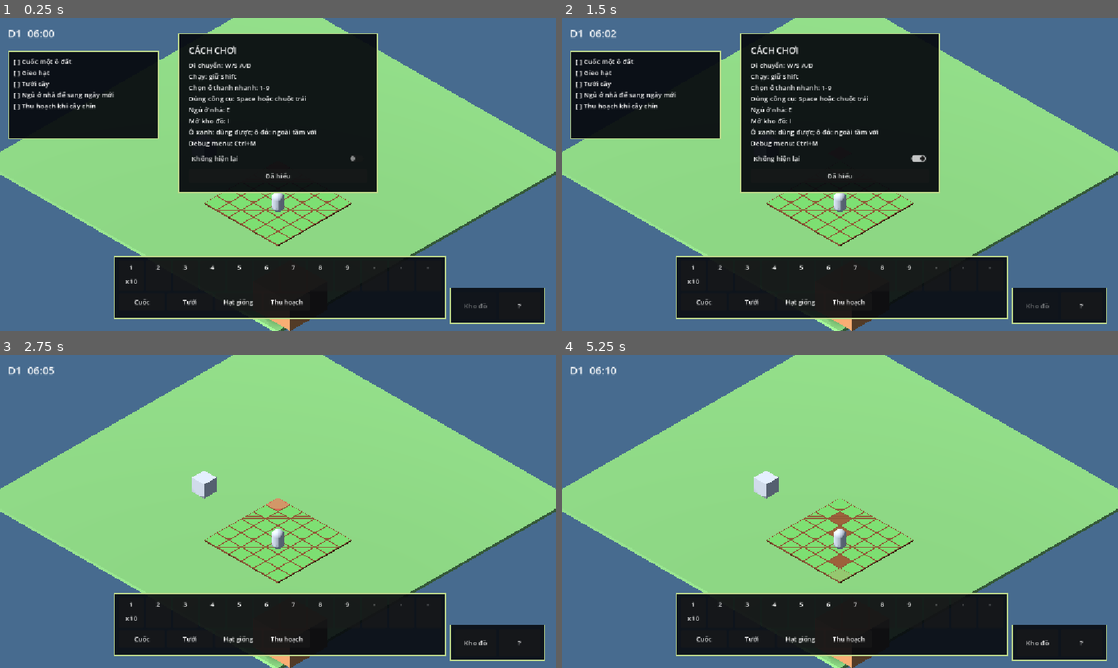
Above: before the commit, frames 1-4 (two rows, left to right).
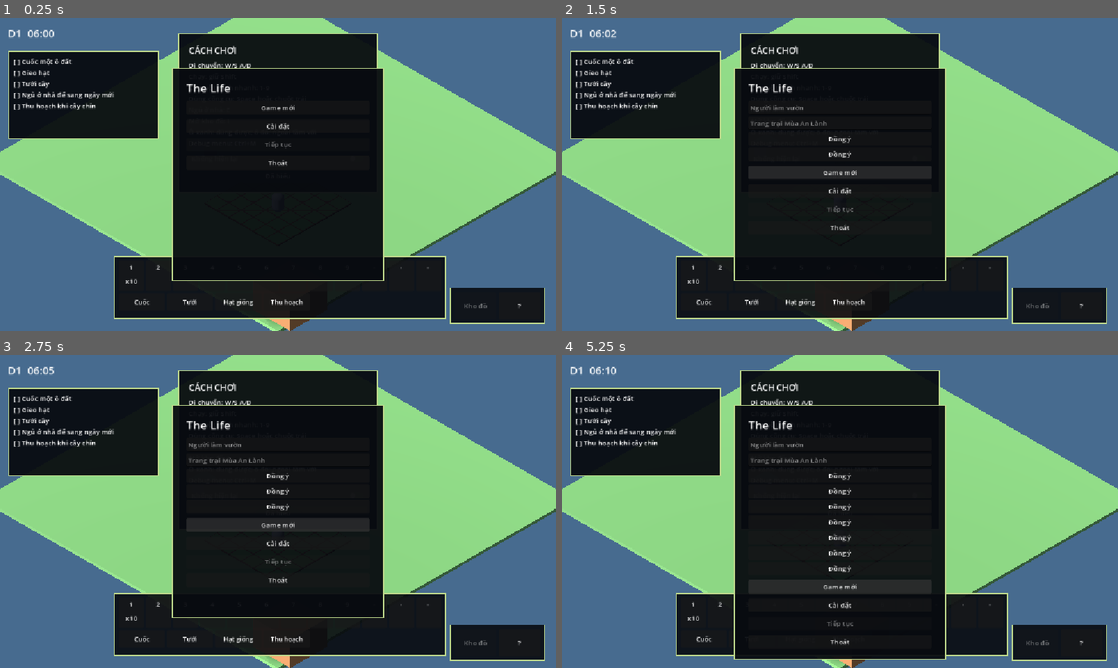
Above: after the commit, the same moments.

Repository: hoangarts1/nongtrai
Game: Godot game, scene res://scenes/main/main.tscn
The game is run twice, just before and just after one commit, with the same random seed, the same clock (stepped at 60 frames per second) and the same inputs.
Inputs (mouse positions are in pixels of both pictures, inside the frame that each line leads up to):
- Up to frame 1 (0.25 s): no input
- Up to frame 2 (1.5 s): click (840, 108) at 0.5 s, where only the run after the commit has a clickable "Game mới"; click (840, 155) at 1.25 s, where only the run after the commit has a clickable "Game mới"
- Up to frame 3 (2.75 s): click (278, 508) at 2 s, where only the run after the commit has a clickable "Game mới"
- Up to frame 4 (5.25 s): click (840, 524) at 2.75 s, where only the run after the commit has a clickable "Game mới"; click (840, 539) at 3.5 s, where only the run after the commit has a clickable "Game mới"; click (840, 555) at 4.25 s, where only the run after the commit has a clickable "Game mới"; click (840, 570) at 5 s, where only the run after the commit has a clickable "Game mới"

The runs differ from the first frame. In frame 1, 11% of the frame differs, in the area x 30-70%, y 16-84%; in frame 2, 11%; in frame 3, 35%; in frame 4, 36%, in the area x 1-88%, y 4-98%.

Commit message:
feat: add pause and start menus
Co-authored-by: Copilot <223556219+Copilot@users.noreply.github.com>

Diff:
--- a/localization/strings_en.csv
+++ b/localization/strings_en.csv
@@ -60,3 +60,25 @@
 UI_INVENTORY_BUTTON_LABEL,Inventory
 UI_HOUSE_NEAR,Near home
 UI_HOUSE_FAR,Far from home
+UI_PAUSE_TITLE,PAUSED
+UI_RESUME,Resume
+UI_SAVE,Save game
+UI_LOAD,Load game
+UI_SETTINGS,Settings
+UI_EXIT_MENU,Return to main menu
+UI_LANGUAGE,Language
+UI_VIETNAMESE,Vietnamese
+UI_ENGLISH,English
+UI_MUSIC_VOLUME,Music volume
+UI_EFFECTS_VOLUME,Effects volume
+UI_MAIN_NEW_GAME,New game
+UI_MAIN_CONTINUE,Continue
+UI_MAIN_EXIT,Exit
+UI_PLAYER_NAME,Player name
+UI_FARM_NAME,Farm name
+UI_DEFAULT_PLAYER,Gardener
+UI_DEFAULT_FARM,Peaceful Farm
+UI_CONFIRM,Confirm
+UI_CANCEL,Cancel
+UI_SAVED,Saved
+UI_GAME_TITLE,The Life
--- a/localization/strings_vi.csv
+++ b/localization/strings_vi.csv
@@ -60,3 +60,25 @@
 UI_INVENTORY_BUTTON_LABEL,Kho đồ
 UI_HOUSE_NEAR,Nhà gần
 UI_HOUSE_FAR,Nhà xa
+UI_PAUSE_TITLE,TẠM DỪNG
+UI_RESUME,Tiếp tục
+UI_SAVE,Lưu game
+UI_LOAD,Tải game
+UI_SETTINGS,Cài đặt
+UI_EXIT_MENU,Về màn hình chính
+UI_LANGUAGE,Ngôn ngữ
+UI_VIETNAMESE,Tiếng Việt
+UI_ENGLISH,Tiếng Anh
+UI_MUSIC_VOLUME,Âm lượng nhạc
+UI_EFFECTS_VOLUME,Âm lượng hiệu ứng
+UI_MAIN_NEW_GAME,Game mới
+UI_MAIN_CONTINUE,Tiếp tục
+UI_MAIN_EXIT,Thoát
+UI_PLAYER_NAME,Tên người chơi
+UI_FARM_NAME,Tên trang trại
+UI_DEFAULT_PLAYER,Người làm vườn
+UI_DEFAULT_FARM,Trang trại Mùa An Lành
+UI_CONFIRM,Đồng ý
+UI_CANCEL,Hủy
+UI_SAVED,Đã lưu
+UI_GAME_TITLE,The Life
--- a/project.godot
+++ b/project.godot
@@ -77,7 +77,8 @@
 }
 cancel={
 "deadzone": 0.5,
-"events": []
+"events": [Object(InputEventKey,"resource_local_to_scene":false,"resource_name":"","device":-1,"window_id":0,"alt_pressed":false,"shift_pressed":false,"ctrl_pressed":false,"meta_pressed":false,"pressed":false,"keycode":4194305,"physical_keycode":0,"key_label":0,"unicode":27,"location":0,"echo":false,"script":null)
+]
 }
 tool_next={
 "deadzone": 0.5,
--- a/scenes/main/main.tscn
+++ b/scenes/main/main.tscn
@@ -11,6 +11,8 @@
 [ext_resource type="Script" path="res://scripts/view/tutorial_panel.gd" id="9_tutorial"]
 [ext_resource type="Script" path="res://scripts/view/quest_panel.gd" id="10_quest"]
 [ext_resource type="Theme" path="res://scenes/main/ui_theme.tres" id="11_theme"]
+[ext_resource type="Script" path="res://scripts/view/pause_menu.gd" id="12_pause"]
+[ext_resource type="Script" path="res://scripts/view/start_menu.gd" id="13_start"]
 
 [sub_resource type="StyleBoxFlat" id="Style_debug"]
 bg_color = Color(0.03, 0.04, 0.06, 0.94)
@@ -139,3 +141,42 @@
 
 [node name="ToolActionController" type="Node" parent="."]
 script = ExtResource("8_tool")
+
+[node name="PauseMenu" type="PanelContainer" parent="."]
+anchor_left = 0.5
+anchor_top = 0.5
+anchor_right = 0.5
+anchor_bottom = 0.5
+offset_left = -180.0
+offset_top = -220.0
+offset_right = 180.0
+offset_bottom = 220.0
+theme = ExtResource("11_theme")
+theme_override_styles/panel = SubResource("Style_inventory")
+script = ExtResource("12_pause")
+
+[node name="StartMenu" type="PanelContainer" parent="."]
+anchor_left = 0.5
+anchor_top = 0.5
+anchor_right = 0.5
+anchor_bottom = 0.5
+offset_left = -220.0
+offset_top = -220.0
+offset_right = 220.0
+offset_bottom = 220.0
+theme = ExtResource("11_theme")
+theme_override_styles/panel = SubResource("Style_inventory")
+script = ExtResource("13_start")
+
+[node name="Toast" type="Label" parent="."]
+anchor_left = 0.5
+anchor_top = 1.0
+anchor_right = 0.5
+anchor_bottom = 1.0
+offset_left = -80.0
+offset_top = -205.0
+offset_right = 80.0
+offset_bottom = -175.0
+theme = ExtResource("11_theme")
+horizontal_alignment = 1
+visible = false
--- a/scripts/core/save_service.gd
+++ b/scripts/core/save_service.gd
@@ -23,6 +23,7 @@
 		"inventory": payload.get("inventory", {}),
 		"farm": payload.get("farm", {}),
 		"quests": payload.get("quests", {})
+		,"profile": payload.get("profile", {})
 	}
 	var directory_path: String = ProjectSettings.globalize_path(SAVE_DIRECTORY)
 	if DirAccess.make_dir_recursive_absolute(directory_path) != OK:
@@ -63,6 +64,9 @@
 		return {}
 	return _migrate(data, version)
 
+func has_save(slot: int = 1) -> bool:
+	return not load_game(slot).is_empty()
+
 func delete_save(slot: int = 1) -> void:
 	if slot < 0:
 		return
--- a/scripts/core/settings.gd
+++ b/scripts/core/settings.gd
@@ -4,6 +4,9 @@
 const SETTINGS_PATH: String = "user://settings.cfg"
 const SETTINGS_SECTION: String = "ui"
 const TUTORIAL_KEY: String = "tutorial_dismissed"
+const LOCALE_KEY: String = "locale"
+const MUSIC_VOLUME_KEY: String = "music_volume"
+const EFFECTS_VOLUME_KEY: String = "effects_volume"
 var _config: ConfigFile = ConfigFile.new()
 
 func _ready() -> void:
@@ -15,3 +18,25 @@
 func set_tutorial_dismissed(dismissed: bool) -> void:
 	_config.set_value(SETTINGS_SECTION, TUTORIAL_KEY, dismissed)
 	_config.save(SETTINGS_PATH)
+
+func get_locale() -> String:
+	return String(_config.get_value(SETTINGS_SECTION, LOCALE_KEY, "vi"))
+
+func set_locale(locale: String) -> void:
+	_config.set_value(SETTINGS_SECTION, LOCALE_KEY, locale)
+	_config.save(SETTINGS_PATH)
+	TranslationServer.set_locale(locale)
+
+func get_music_volume() -> float:
+	return float(_config.get_value(SETTINGS_SECTION, MUSIC_VOLUME_KEY, 1.0))
+
+func set_music_volume(volume: float) -> void:
+	_config.set_value(SETTINGS_SECTION, MUSIC_VOLUME_KEY, clampf(volume, 0.0, 1.0))
+	_config.save(SETTINGS_PATH)
+
+func get_effects_volume() -> float:
+	return float(_config.get_value(SETTINGS_SECTION, EFFECTS_VOLUME_KEY, 1.0))
+
+func set_effects_volume(volume: float) -> void:
+	_config.set_value(SETTINGS_SECTION, EFFECTS_VOLUME_KEY, clampf(volume, 0.0, 1.0))
+	_config.save(SETTINGS_PATH)
--- a/scripts/view/main.gd
+++ b/scripts/view/main.gd
@@ -10,10 +10,14 @@
 @onready var tool_controller: Node = $ToolActionController
 @onready var tutorial_panel: Node = $TutorialPanel
 @onready var quest_panel: Node = $QuestPanel
+@onready var pause_menu: PanelContainer = $PauseMenu
+@onready var start_menu: PanelContainer = $StartMenu
+@onready var toast: Label = $Toast
 var inventory
 var farm_state: FarmGridState
 var day_simulator: Object
 var quest_state: Variant
+var profile: Dictionary = {}
 
 func _ready() -> void:
 	Localization.load_translations()
@@ -43,6 +47,10 @@
 	debug_menu.configure_inventory(inventory)
 	debug_menu.configure_farm(farm_state, farm_view)
 	debug_menu.configure_save_load(_save_game, _load_game)
+	pause_menu.configure(_save_game, _load_game, _return_to_start_menu)
+	start_menu.configure(_start_new_game, _continue_game, func() -> void: get_tree().quit())
+	start_menu.visible = not SaveService.has_save()
+	world.player.movement_enabled = not start_menu.visible
 	if not GameClock.day_started.is_connected(_on_day_started):
 		GameClock.day_started.connect(_on_day_started)
 	var _inventory_button: Button = hud_button_bar.register_button(
@@ -66,8 +74,14 @@
 
 func _on_day_started(_day_index: int) -> void:
 	day_simulator.call("simulate_day", farm_state)
+	_save_game_to_slot(0)
+	_show_toast(tr("UI_SAVED"))
 
 func _save_game() -> void:
+	_save_game_to_slot(1)
+	_show_toast(tr("UI_SAVED"))
+
+func _save_game_to_slot(slot: int) -> void:
 	var payload: Dictionary = {
 		"clock": GameClock.serialize(),
 		"player": {
@@ -79,18 +93,23 @@
 		},
 		"inventory": inventory.serialize(),
 		"farm": farm_state.serialize(),
-		"quests": quest_state.serialize()
+		"quests": quest_state.serialize(),
+		"profile": profile
 	}
-	SaveService.save_game(payload)
+	SaveService.save_game(payload, slot)
 
 func _load_game() -> void:
-	var payload: Dictionary = SaveService.load_game()
+	_load_game_from_slot(1)
+
+func _load_game_from_slot(slot: int) -> void:
+	var payload: Dictionary = SaveService.load_game(slot)
 	if payload.is_empty():
 		return
 	GameClock.deserialize(payload.get("clock", {}))
 	inventory.deserialize(payload.get("inventory", {}))
 	farm_state.deserialize(payload.get("farm", {}))
 	quest_state.deserialize(payload.get("quests", {}))
+	profile = payload.get("profile", {})
 	var player_data: Dictionary = payload.get("player", {})
 	var position_data: Dictionary = player_data.get("position", {})
 	if not position_data.is_empty():
@@ -99,3 +118,25 @@
 			float(position_data.get("y", world.player.global_position.y)),
 			float(position_data.get("z", world.player.global_position.z))
 		)
+
+func _start_new_game(player_name: String, farm_name: String) -> void:
+	profile = {"player_name": player_name, "farm_name": farm_name}
+	world.player.movement_enabled = true
+	start_menu.visible = false
+	_save_game_to_slot(1)
+
+func _continue_game() -> void:
+	_load_game_from_slot(1)
+	start_menu.visible = false
+	world.player.movement_enabled = true
+
+func _return_to_start_menu() -> void:
+	pause_menu.close()
+	start_menu.visible = true
+	world.player.movement_enabled = false
+
+func _show_toast(message: String) -> void:
+	toast.text = message
+	toast.visible = true
+	var timer: SceneTreeTimer = get_tree().create_timer(1.5)
+	timer.timeout.connect(func() -> void: toast.visible = false)
--- /dev/null
+++ b/scripts/view/pause_menu.gd
@@ -0,0 +1,102 @@
+## PauseMenu — pause controls and settings overlay.
+## API:
+##   func configure(save_callback: Callable, load_callback: Callable, main_menu_callback: Callable) -> void
+extends PanelContainer
+
+var _save_callback: Callable
+var _load_callback: Callable
+var _main_menu_callback: Callable
+var _settings_box: VBoxContainer
+
+func _ready() -> void:
+	visible = false
+	mouse_filter = Control.MOUSE_FILTER_STOP
+	_build_ui()
+
+func configure(save_callback: Callable, load_callback: Callable, main_menu_callback: Callable) -> void:
+	_save_callback = save_callback
+	_load_callback = load_callback
+	_main_menu_callback = main_menu_callback
+
+func _unhandled_input(event: InputEvent) -> void:
+	if event.is_action_pressed("pause"):
+		toggle()
+		get_viewport().set_input_as_handled()
+
+func toggle() -> void:
+	if visible:
+		close()
+	else:
+		open()
+
+func open() -> void:
+	visible = true
+	GameClock.paused = true
+	get_tree().paused = false
+	_set_player_locked(true)
+
+func close() -> void:
+	visible = false
+	GameClock.paused = false
+	_set_player_locked(false)
+
+func _set_player_locked(locked: bool) -> void:
+	var player: Node = get_parent().get_node_or_null("GrayBoxWorld/Player")
+	if player != null:
+		player.set("movement_enabled", not locked)
+
+func _build_ui() -> void:
+	var margin: MarginContainer = MarginContainer.new()
+	margin.add_theme_constant_override("margin_left", 18)
+	margin.add_theme_constant_override("margin_top", 14)
+	margin.add_theme_constant_override("margin_right", 18)
+	margin.add_theme_constant_override("margin_bottom", 14)
+	add_child(margin)
+	var column: VBoxContainer = VBoxContainer.new()
+	column.add_theme_constant_override("separation", 8)
+	margin.add_child(column)
+	var title: Label = Label.new()
+	title.text = tr("UI_PAUSE_TITLE")
+	title.add_theme_font_size_override("font_size", 18)
+	column.add_child(title)
+	_add_button(column, tr("UI_RESUME"), close)
+	_add_button(column, tr("UI_SAVE"), func() -> void: _save_callback.call())
+	_add_button(column, tr("UI_LOAD"), func() -> void: _load_callback.call())
+	_add_button(column, tr("UI_SETTINGS"), _toggle_settings)
+	_add_button(column, tr("UI_EXIT_MENU"), func() -> void: _main_menu_callback.call())
+	_settings_box = VBoxContainer.new()
+	_settings_box.visible = false
+	column.add_child(_settings_box)
+	var language: OptionButton = OptionButton.new()
+	language.name = "Language"
+	language.add_item(tr("UI_VIETNAMESE"))
+	language.add_item(tr("UI_ENGLISH"))
+	language.selected = 0 if Settings.get_locale() == "vi" else 1
+	language.item_selected.connect(func(index: int) -> void: Settings.set_locale("vi" if index == 0 else "en"))
+	_settings_box.add_child(language)
+	_add_slider(_settings_box, tr("UI_MUSIC_VOLUME"), Settings.get_music_volume(), Settings.set_music_volume)
+	_add_slider(_settings_box, tr("UI_EFFECTS_VOLUME"), Settings.get_effects_volume(), Settings.set_effects_volume)
+
+func _add_button(parent: VBoxContainer, label: String, callback: Callable) -> void:
+	var button: Button = Button.new()
+	button.text = label
+	button.pressed.connect(callback)
+	parent.add_child(button)
+
+func _add_slider(parent: VBoxContainer, label: String, value: float, callback: Callable) -> void:
+	var row: HBoxContainer = HBoxContainer.new()
+	var caption: Label = Label.new()
+	caption.text = label
+	row.add_child(caption)
+	var slider: HSlider = HSlider.new()
+	slider.min_value = 0.0
+	slider.max_value = 1.0
+	slider.step = 0.05
+	slider.value = value
+	slider.size_flags_horizontal = Control.SIZE_EXPAND_FILL
+	slider.value_changed.connect(callback)
+	row.add_child(slider)
+	parent.add_child(row)
+
+func _toggle_settings() -> void:
+	_settings_box.visible = not _settings_box.visible
--- /dev/null
+++ b/scripts/view/start_menu.gd
@@ -0,0 +1,87 @@
+## StartMenu — new-game and continue entry screen.
+## API:
+##   func configure(new_game_callback: Callable, continue_callback: Callable, exit_callback: Callable) -> void
+extends PanelContainer
+
+var _new_game_callback: Callable
+var _continue_callback: Callable
+var _name_box: VBoxContainer
+var _settings_box: VBoxContainer
+var _player_name: LineEdit
+var _farm_name: LineEdit
+
+func _ready() -> void:
+	mouse_filter = Control.MOUSE_FILTER_STOP
+	_build_ui()
+
+func configure(new_game_callback: Callable, continue_callback: Callable, exit_callback: Callable) -> void:
+	_new_game_callback = new_game_callback
+	_continue_callback = continue_callback
+	var continue_button: Button = get_node("MarginContainer/Column/Continue")
+	continue_button.disabled = not SaveService.has_save()
+
+func _build_ui() -> void:
+	var margin: MarginContainer = MarginContainer.new()
+	margin.name = "MarginContainer"
+	margin.add_theme_constant_override("margin_left", 28)
+	margin.add_theme_constant_override("margin_top", 22)
+	margin.add_theme_constant_override("margin_right", 28)
+	margin.add_theme_constant_override("margin_bottom", 22)
+	add_child(margin)
+	var column: VBoxContainer = VBoxContainer.new()
+	column.name = "Column"
+	column.add_theme_constant_override("separation", 10)
+	margin.add_child(column)
+	var title: Label = Label.new()
+	title.text = tr("UI_GAME_TITLE")
+	title.add_theme_font_size_override("font_size", 24)
+	column.add_child(title)
+	_name_box = VBoxContainer.new()
+	_name_box.visible = false
+	_player_name = LineEdit.new()
+	_player_name.placeholder_text = tr("UI_DEFAULT_PLAYER")
+	_farm_name = LineEdit.new()
+	_farm_name.placeholder_text = tr("UI_DEFAULT_FARM")
+	_name_box.add_child(_player_name)
+	_name_box.add_child(_farm_name)
+	column.add_child(_name_box)
+	_settings_box = VBoxContainer.new()
+	_settings_box.name = "Settings"
+	_settings_box.visible = false
+	var language: OptionButton = OptionButton.new()
+	language.add_item(tr("UI_VIETNAMESE"))
+	language.add_item(tr("UI_ENGLISH"))
+	language.selected = 0 if Settings.get_locale() == "vi" else 1
+	language.item_selected.connect(func(index: int) -> void: Settings.set_locale("vi" if index == 0 else "en"))
+	_settings_box.add_child(language)
+	column.add_child(_settings_box)
+	var new_button: Button = Button.new()
+	new_button.text = tr("UI_MAIN_NEW_GAME")
+	new_button.pressed.connect(_show_new_game_fields)
+	column.add_child(new_button)
+	var settings_button: Button = Button.new()
+	settings_button.text = tr("UI_SETTINGS")
+	settings_button.pressed.connect(func() -> void: _settings_box.visible = not _settings_box.visible)
+	column.add_child(settings_button)
+	var continue_button: Button = Button.new()
+	continue_button.name = "Continue"
+	continue_button.text = tr("UI_MAIN_CONTINUE")
+	continue_button.pressed.connect(func() -> void: _continue_callback.call())
+	column.add_child(continue_button)
+	var exit_button: Button = Button.new()
+	exit_button.text = tr("UI_MAIN_EXIT")
+	exit_button.pressed.connect(func() -> void: get_tree().quit())
+	column.add_child(exit_button)
+
+func _show_new_game_fields() -> void:
+	_name_box.visible = true
+	var confirm: Button = Button.new()
+	confirm.text = tr("UI_CONFIRM")
+	confirm.pressed.connect(func() -> void:
+		_new_game_callback.call(
+			_player_name.text if not _player_name.text.is_empty() else tr("UI_DEFAULT_PLAYER"),
+			_farm_name.text if not _farm_name.text.is_empty() else tr("UI_DEFAULT_FARM")
+		)
+		visible = false
+	)
+	_name_box.add_child(confirm)
--- /dev/null
+++ b/tests/unit/test_pause_menu.gd
@@ -0,0 +1,31 @@
+extends GutTest
+
+func after_each() -> void:
+	GameClock.paused = false
+	SaveService.delete_save(0)
+	SaveService.delete_save(1)
+
+func test_pause_menu_stops_clock_and_locks_player() -> void:
+	var main: Node = preload("res://scenes/main/main.tscn").instantiate()
+	get_tree().root.add_child(main)
+	await get_tree().process_frame
+	var pause_menu: PanelContainer = main.get_node("PauseMenu")
+	pause_menu.open()
+	assert_true(pause_menu.visible)
+	assert_true(GameClock.paused)
+	assert_false(main.world.player.movement_enabled)
+	pause_menu.close()
+	assert_false(GameClock.paused)
+	assert_true(main.world.player.movement_enabled)
+	main.queue_free()
+
+func test_save_service_round_trips_profile_and_corrupt_save_is_empty() -> void:
+	var payload: Dictionary = {"profile": {"player_name": "An", "farm_name": "Mùa"}}
+	assert_true(SaveService.save_game(payload, 1))
+	var loaded: Dictionary = SaveService.load_game(1)
+	assert_eq(loaded["profile"]["player_name"], "An")
+	var path: String = ProjectSettings.globalize_path("user://saves/slot_1.json")
+	var file: FileAccess = FileAccess.open(path, FileAccess.WRITE)
+	file.store_string("{broken")
+	file.close()
+	assert_true(SaveService.load_game(1).is_empty())
Not shown: 1 places in scenes/main/main.tscn that only renumber resources
Not shown, changed: docs/API_INDEX.md
Not shown, changed: docs/PROGRESS.md
